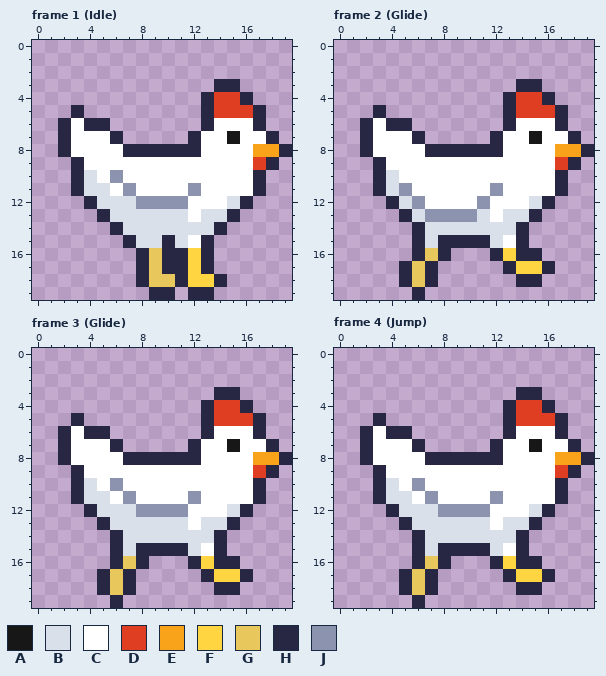
Pixel-art file, stored at assets/sprites/chickens.aseprite. That is the earlier state.
20x20 pixels, 10 frames. Colours within 5 levels of each other are drawn and written as one. Shown: frame 1 (Idle), frame 2 (Glide), frame 3 (Glide), frame 4 (Jump). The commit also changed other frames, which this record leaves out.
Palette (. is transparent): A #171717  B #dae0ea  C #ffffff  D #df3e23  E #f9a31b  F #ffd541  G #e8c85d  H #272744  J #8b93af
Pixels before, frame 1 (Idle), first column x 2:
 3 ............HH....
 4 ...........HDDH...
 5 .H.........HDDDH..
 6 HCHH.......HCCCH..
 7 HCCCH.....HCCACCH.
 8 HCCCCHHHHHHCCCCEEH
 9 .HCCCCCCCCCCCCCDH.
10 .HBCJCCCCCCCCCCH..
11 .HBBCJCCCCJCCCCH..
12 ..HBBBJJJJCCCBH...
13 ...HBBBBBBCBBH....
14 ....HBBBBBBBH.....
15 .....HBBHBCH......
16 ......HGHHFH......
17 ......HGHHFH......
18 ......HGGHFFH.....
19 .......HH.HH......
Pixels before, frame 2 (Glide), first column x 2:
 3 ............HH....
 4 ...........HDDH...
 5 .H.........HDDDH..
 6 HCHH.......HCCCH..
 7 HCCCH.....HCCACCH.
 8 HCCCCHHHHHHCCCCEEH
 9 .HCCCCCCCCCCCCCDH.
10 .HBCCCCCCCCCCCCH..
11 .HBJCCCCCCJCCCCH..
12 ..HBJCCCCJCCCBH...
13 ...HBJJJJBCBBH....
14 ....HBBBBBBBH.....
15 ....HBHHHHBCH.....
16 ....HGH...HFHH....
17 ...HGH.....HFFH...
18 ...HGH......HH....
19 ....H.............
Pixels before, frame 3 (Glide), first column x 2:
 3 ............HH....
 4 ...........HDDH...
 5 .H.........HDDDH..
 6 HCHH.......HCCCH..
 7 HCCCH.....HCCACCH.
 8 HCCCCHHHHHHCCCCEEH
 9 .HCCCCCCCCCCCCCDH.
10 .HBCJCCCCCCCCCCH..
11 .HBBCJCCCCJCCCCH..
12 ..HBBBJJJJCCCBH...
13 ...HBBBBBBCBBH....
14 ....HBBBBBBBH.....
15 ....HBHHHHBCH.....
16 ....HGH...HFHH....
17 ...HGH.....HFFH...
18 ...HGH......HH....
19 ....H.............
Pixels before, frame 4 (Jump), first column x 2:
 3 ............HH....
 4 ...........HDDH...
 5 .H.........HDDDH..
 6 HCHH.......HCCCH..
 7 HCCCH.....HCCACCH.
 8 HCCCCHHHHHHCCCCEEH
 9 .HCCCCCCCCCCCCCDH.
10 .HBCJCCCCCCCCCCH..
11 .HBBCJCCCCJCCCCH..
12 ..HBBBJJJJCCCBH...
13 ...HBBBBBBCBBH....
14 ....HBBBBBBBH.....
15 ....HBHHHHBCH.....
16 ....HGH...HFHH....
17 ...HGH.....HFFH...
18 ...HGH......HH....
19 ....H.............
The same view after the edit:
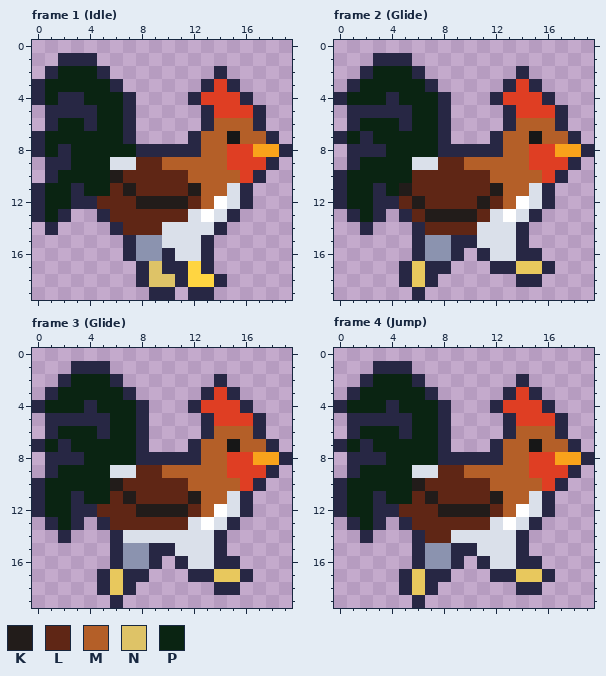
Colours new in this view: K #221c1a  L #5f2615  M #b45f28  N #dec367  P #0a2412
Changes in this commit:
layer "imro" now shown
layer "base" now hidden
Changed rows in their new state; - is an unchanged pixel.
Frame 1 (Idle):
first column x 0:
 1 --HHH-------------
 2 -HPPPH--------H---
 3 HPPPPPH------HD---
 4 HPHHPPPH----HD----
 5 -HH-HPPH----------
 6 -HPP-PPH------MMM-
 7 HPPPPPPH-----MM-MM
 8 HP-PPPPP-----MMDD-
 9 -HHPPPBBLLMMMMMDD-
10 -HPPPPKLLLLLMMMMD-
11 HPP-PPLKLLLLKMMBH.
12 HPPH-LLLKKKKLM----
13 HPH---LLLLLLBC----
14 -H-----LLL--------
15 --------JJB-B-----
16 -------HJJ-BB-----
17 ---------N--------
18 ---------NN-------
Frame 2 (Glide):
first column x 0:
 1 ---HHH------------
 2 --HPPPH-------H---
 3 -HPPPPPH-----HD---
 4 HPPPHPPPH---HD----
 5 -HH-HHPPH---------
 6 -HPPP-PPH-----MMM-
 7 HP-PPPPPH----MM-MM
 8 -H-HPPPP-----MMDD-
 9 -HPPPPBBLLMMMMMDD-
10 HPPPPPLLLLLLMMMMD-
11 HPP-PKLLLLLLKMMBH.
12 HPPH-LKLLLLKLM----
13 -HPH--LKKKKLBC----
14 --H----LLLL-------
15 -------JJ--B-B----
16 -------JJH-HBB----
17 --------H---H-GG--
Frame 3 (Glide):
first column x 0:
 1 ---HHH------------
 2 --HPPPH-------H---
 3 -HPPPPPH-----HD---
 4 HPPPHPPPH---HD----
 5 -HH-HHPPH---------
 6 -HPPP-PPH-----MMM-
 7 HP-PPPPPH----MM-MM
 8 -H-HPPPP-----MMDD-
 9 -HPPPPBBLLMMMMMDD-
10 HPPPPPKLLLLLMMMMD-
11 HPP-PPLKLLLLKMMBH.
12 HPPH-LLLKKKKLM----
13 -HPH--LLLLLLBC----
14 --H---------------
15 -------JJ--B-B----
16 -------JJH-HBB----
17 --------H---H-GG--
Frame 4 (Jump):
first column x 0:
 1 ---HHH------------
 2 --HPPPH-------H---
 3 -HPPPPPH-----HD---
 4 HPPPHPPPH---HD----
 5 -HH-HHPPH---------
 6 -HPPP-PPH-----MMM-
 7 HP-PPPPPH----MM-MM
 8 -H-HPPPP-----MMDD-
 9 -HPPPPBBLLMMMMMDD-
10 HPPPPPKLLLLLMMMMD-
11 HPP-PPLKLLLLKMMBH.
12 HPPH-LLLKKKKLM----
13 -HPH--LLLLLLBC----
14 --H----LL---------
15 -------JJ--B-B----
16 -------JJH-HBB----
17 --------H---H-GG--
